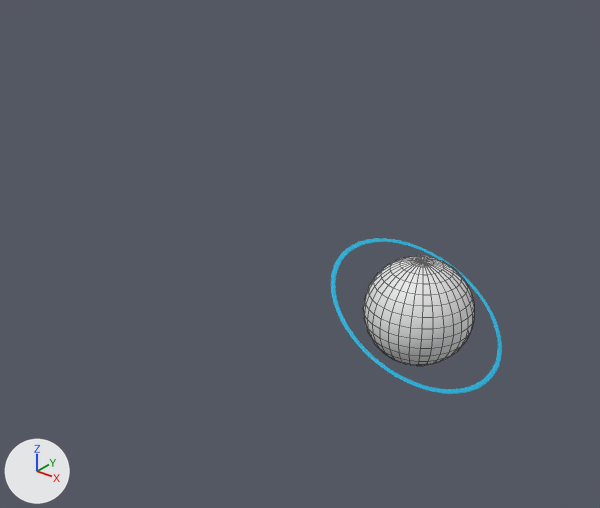
An edit to the OBJ model src/LandingMoon/Resource/Models/earth.obj, drawn before and after from the same camera.
Both versions are drawn from a 50 mm lens placed at (197.0, -349.0, 226.0), pointed at (-71.0, -14.0, 18.0). Lighting does not change. The marker at lower left points along +X, +Y and +Z. The picture after the commit comes second. Mesh edges are drawn as thin lines on the coarser meshes. Where no turn or scale is listed for an object, it has been applied to the vertices.

Names of what the first picture shows: 'Earth', 'Earth_Orbit'.
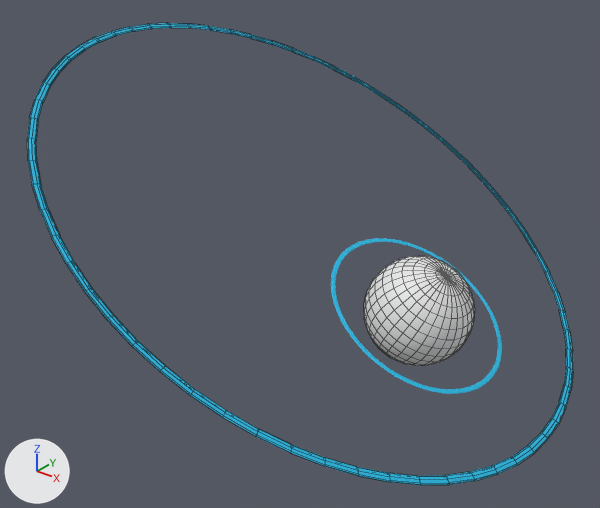
Commit message: update earth

Pixel boxes (x1, y1, x2, y2) of what changed, in the pictures (600 x 508 px):
'Circle', added
    after: (27, 23, 573, 485)

What the commit changed:
Mesh me_circle is new.
It has 512 vertices, 512 faces and spans x -220.0..81.0, y -154.0..154.0, z -48.0..126.0.
It uses material mat_material_006 (cyan #1dbce7).
Object 'Circle' (ob_circle) is new; it shows me_circle.
Its location is (0.0, 0.0, 0.0).
